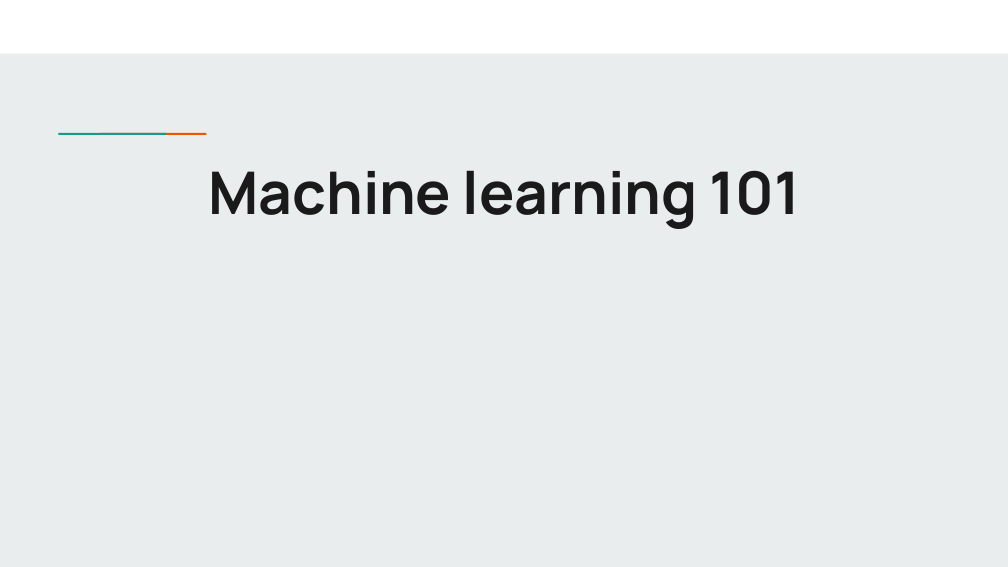
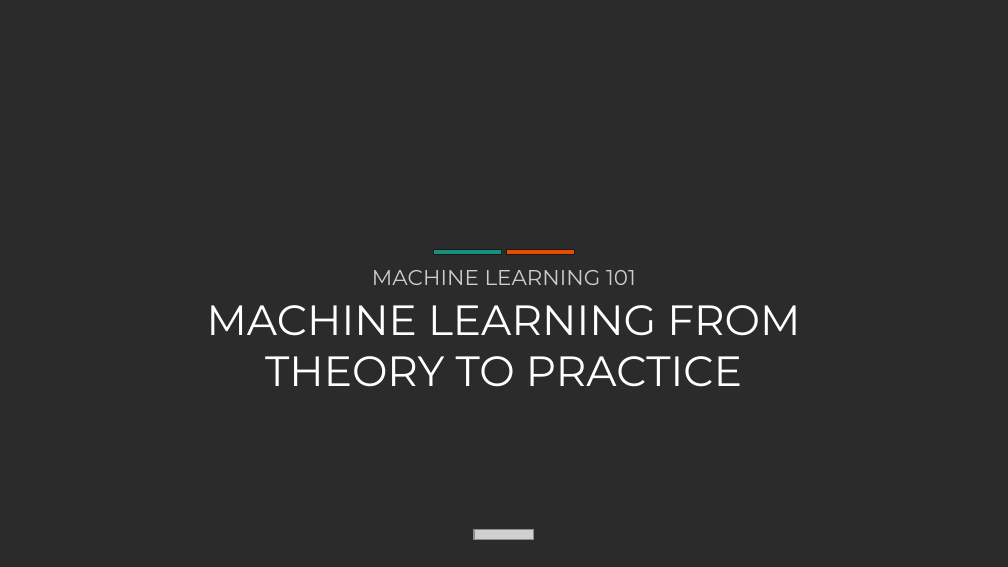
Before and after one commit to farouqBenarous/Machine_Learning_101_Workshop, a slide deck: slide 1 of 20-03-2021/Presentation/Machine learning 101.pptx. Drawn at 1008x567 pixels with LibreOffice and Linux fonts; fonts in the diff are those of the drawing; grey boxes stand for pictures; background and template pictures are left out; a plain dark background stands for a picture behind light text. Boxes give left, top, right and bottom in pixels: in the first picture for what was removed or moved away, otherwise in the second. Text is boxed around its words. In the diff, an @@ line names an element or a change of style, - is before the commit and + after.

```diff
--- a/20-03-2021/Presentation/Machine learning 101.pptx
+++ b/20-03-2021/Presentation/Machine learning 101.pptx
@@ background #E9EDEE to picture (left out) @@
@@ rectangle removed at <box>0,0,1008,53</box> @@
@@ rectangle removed at <box>92,131,133,136</box> @@
@@ rectangle removed at <box>132,131,173,136</box> @@
@@ rectangle added at <box>433,250,502,255</box>, fill #198E7D, outline #1A1A1A 0.75 pt @@
@@ rectangle added at <box>506,250,575,255</box>, fill #E84C00, outline #1A1A1A 0.75 pt @@
@@ title at <box>372,270,636,285</box>: text changed; size 42 to 15.3 pt; font Manrope to Montserrat; text colour #1A1A1A to #CCCCCC; bold off @@
-Machine learning 101
+MACHINE LEARNING 101
@@ title added at <box>207,305,800,387</box>, 30.2 pt, text #FFFFFF @@
+MACHINE LEARNING FROM
+THEORY TO PRACTICE
@@ picture added at <box>474,530,534,540</box> @@
```
Also in this commit, not shown: 6 other slides changed, 2 slides added, 2 slides removed, 3 other files.
